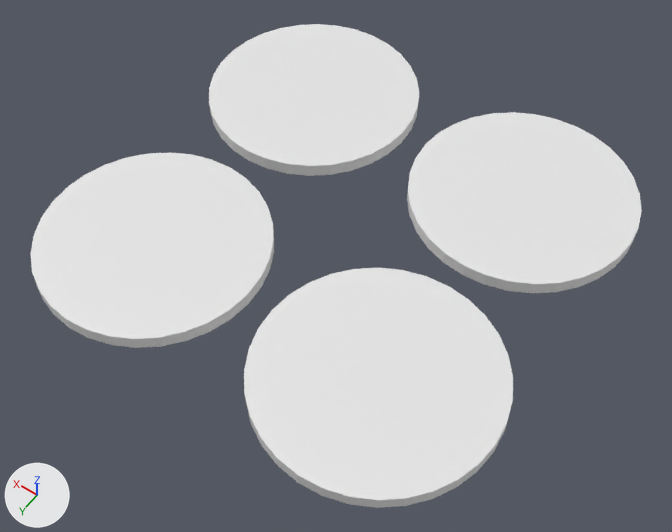
What one commit did to the Blender file Art/stove.blend.
Both versions are drawn from a 50 mm lens placed at (-1.195, 1.71, 3.434), pointed at (-0.056, 0.114, 0.927). The axes (+X, +Y, +Z) are drawn at lower left. The lights are the same throughout. Objects named as collision shapes, trigger or cutter boxes, shadow casters or lower levels of detail are left out.
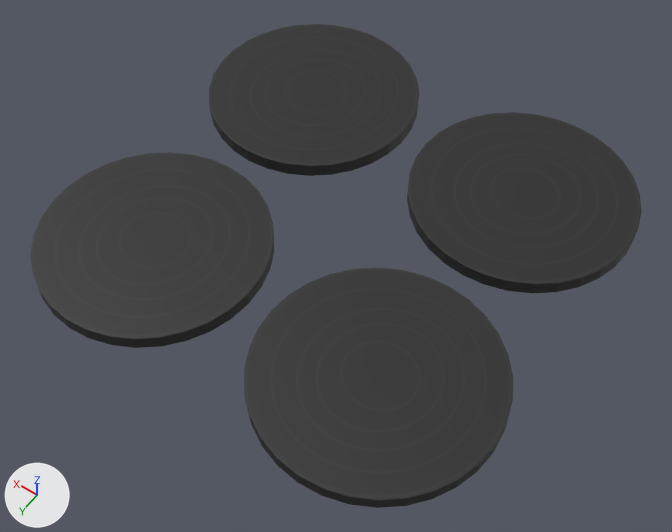
The change, as a diff of the scene's bpy script:
```diff
--- a/Art/stove.blend.py
+++ b/Art/stove.blend.py
@@ img_stovetexture_off_png @@
+img_stovetexture_off_png = load_image('stoveTexture_off.png', '../Deployment/Data/Textures/stoveTexture_off.png', 512, 512, 'sRGB')
@@ mat_stovetexture_off_png @@
+mat_stovetexture_off_png = principled_material('stoveTexture_off.png')
+mat_stovetexture_off_png.texture = img_stovetexture_off_png
@@ me_cylinder @@
 me_cylinder.from_pydata(...)  # 64 vertices, 34 faces; spans x -1.0..1.0, y -1.0..1.0, z -1.0..1.0
+me_cylinder.materials.append(mat_stovetexture_off_png)  # picture img_stovetexture_off_png
```

Boxes (x1, y1, x2, y2) around the edits, measured in the pictures (672 x 532 px):
'Cylinder.002', recoloured (white to black): (244, 268, 513, 508) in both
'Cylinder.003', recoloured (white to grey): (30, 152, 274, 348) in both
'Cylinder', recoloured (white to black): (407, 112, 642, 293) in both
'Cylinder.001', recoloured (white to black): (209, 24, 419, 176) in both
